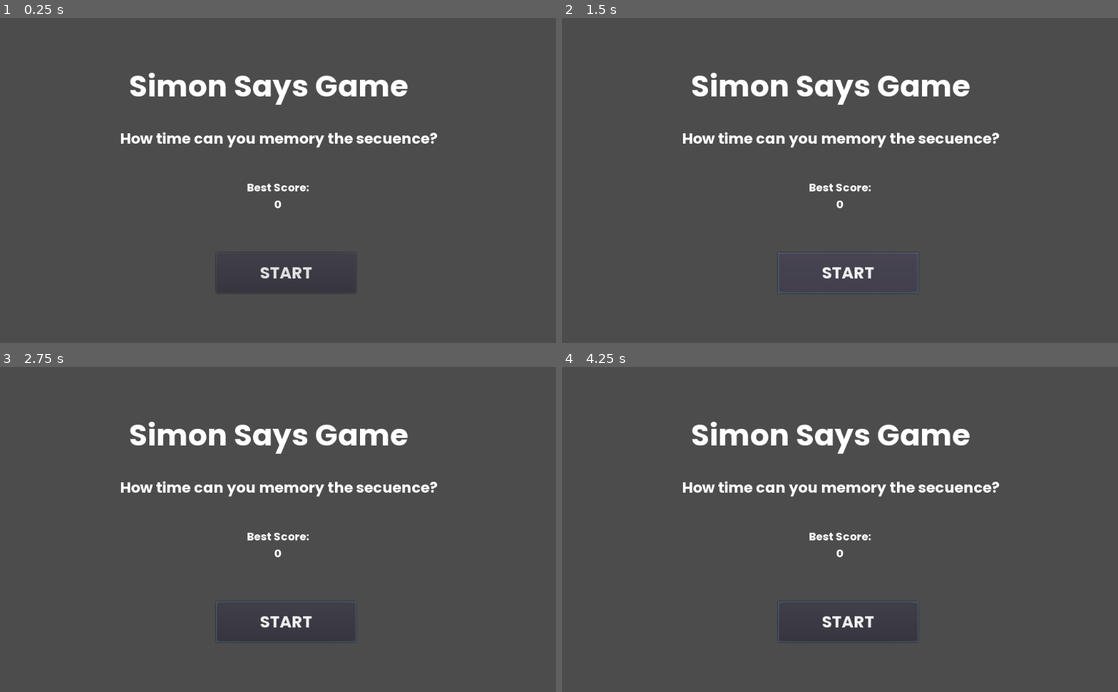
Above: before the commit, frames 1-4 (two rows, left to right).
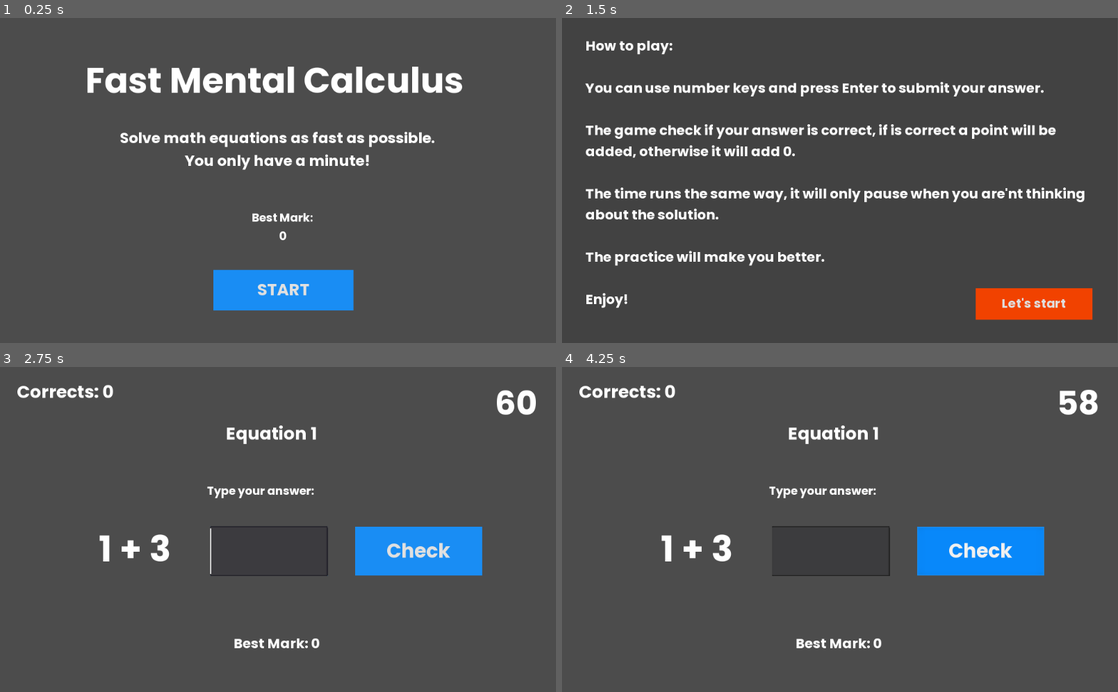
Above: after the commit, the same moments.

Repository: ncdev2015/Godot-Fast-Mental-Calculation
Game: Godot game, scene res://Menu/Menu.tscn
Two runs of this game, one before a commit and one after it. Both use one fixed random seed, a clock stepped at 60 frames per second and the inputs below. The project has no main scene, so this scene is started directly.
Inputs (mouse positions are in pixels of both pictures, inside the frame that each line leads up to):
- Up to frame 1 (0.25 s): no input
- Up to frame 2 (1.5 s): click "START" at 0.5 s; click (851, 271) at 1.25 s, where only the run before the commit has a clickable "START"
- Up to frame 3 (2.75 s): click (472, 653) at 2 s, where only the run after the commit has a clickable "Let's start"
- Up to frame 4 (4.25 s): click (979, 552) at 2.75 s, where only the run after the commit has a clickable "Check"; click (979, 552) at 3.5 s, where only the run after the commit has a clickable "Check"

The runs differ from the first frame. In frame 1, 8.7% of the frame differs, in the area x 15-84%, y 14-90%; in frame 2, 11%, in the area x 4-96%, y 7-93%; in frame 3, 8.5%; in frame 4, 8.5%.

Commit message:
Update main logic

Diff:
--- /dev/null
+++ b/Game/AnswerStatus.gd
@@ -0,0 +1,12 @@
+extends Node2D
+
+func _ready():
+	$Timer.stop()
+
+func _on_Timer_timeout():
+	visible = false
+	$Timer.stop()
+	get_parent().emit_signal("continueTime")
+
+func startTimer():
+	$Timer.start()
--- /dev/null
+++ b/Game/Game.gd
@@ -0,0 +1,231 @@
+extends Node2D
+
+var numberEquation = 1
+var currentLevel = 0
+var correctAnswers = 0
+var numbersFromTo = []
+
+var isGamerOver = false
+
+var currentOperation = 0
+var currentResult = 0
+
+signal continueTime
+
+func _ready():
+	randomize()
+
+	updateOperation()
+
+	$Timer.wait_time += 1
+	$Timer.start()
+	$NumberEquation.text = "Equation " + str(numberEquation)
+
+	numbersFromTo = getNumberRange(currentLevel)
+
+func _process(delta):
+
+	$TimerLabel.text = str( int( $Timer.time_left) )
+
+	if Input.is_action_just_pressed("ui_accept") and not $AnswerStatus.visible:
+
+		var strAnswer = $Answer.text
+		var newString = ""
+
+		for c in strAnswer:
+			if c != '\n' or c != ' ':
+				newString += c
+
+		$Answer.text = newString
+
+		if len(newString) != 0:
+			_on_Check_pressed()
+
+func _on_Check_pressed():
+	$Answer.readonly = true
+
+	var strAnswer = $Answer.text;
+	var newValue = ""
+
+	for c in strAnswer:
+		if c != " " and c != '\n':
+			newValue += c
+
+	if len(newValue) == 0:
+		return
+
+	numberEquation += 1
+
+	currentResult = stepify(currentResult, 0.01)
+
+	# Check answer
+	var correctAnswerToType = float(str(currentResult))
+	if correctAnswerToType == float($Answer.text):
+		correctAnswers +=1
+		$CorrectAnswers.text = "Corrects: " + str(correctAnswers)
+		showStatusAnswer(true, correctAnswerToType)
+
+		if correctAnswers % 8 == 0:
+			currentLevel += 1
+
+			numbersFromTo = getNumberRange(currentLevel)
+
+		if correctAnswers > Globals.bestMark:
+			Globals.bestMark = correctAnswers
+			$BestMark.text = "Best Mark: " + str(Globals.bestMark)
+
+	else:
+		showStatusAnswer(false, correctAnswerToType)
+
+func updateOperation():
+	var to = 4
+
+	if currentLevel == 1:
+		to = 6
+	elif currentLevel == 3:
+		to = 8
+	elif currentLevel == 4:
+		to = 12
+
+	numbersFromTo = getNumberRange(currentLevel)
+	currentOperation = getRandomOperation(numbersFromTo[0],numbersFromTo[1])
+	$Equation.text = currentOperation[0]
+	currentResult = currentOperation[1]
+
+	$Answer.grab_focus()
+
+func getRandomOperation(from, to):
+	var num1 = int(randi() % to + from)
+	var num2 = int(randi() % to + from)
+
+	var operator = int(randi() % 4 + 1) # 1: "+", 2: "-", 3: "*", 4: "/"
+
+	var result = 0
+	var operatorSymbol = ""
+
+	if operator == 1:
+		result = num1 + num2
+		operatorSymbol = "+"
+	elif operator == 2:
+		result = num1 - num2
+		operatorSymbol = "-"
+	elif operator == 3:
+		result = num1 * num2
+		operatorSymbol = "*"
+	elif operator == 4:
+		while num2 == 0:
+			num2 = int(randi() % to + from)
+
+		result = num1 / float(num2)
+		operatorSymbol = "/"
+
+	print(operatorSymbol)
+	print(result)
+
+	return [ str(num1) + " "+ operatorSymbol + " " + str(num2), result]
+
+
+
+func _on_Timer_timeout():
+	print("Time Over")
+	$TimerOver.visible = true
+	$Timer.stop()
+
+	$TimerOver/LabelYourMark.text = "Your mark: " + str(correctAnswers)
+	$TimerOver/LabelBestMark.text = "Best mark: " + str(Globals.bestMark)
+
+	get_tree().paused = true
+
+func showStatusAnswer(isCorrect, correctAnswer):
+	$AnswerStatus.startTimer()
+
+	if isCorrect:
+		$AnswerStatus/LabelCorrectAnswer.visible = false
+		$AnswerStatus/Label.text = "Excellent!"
+		$AnswerStatus.visible = true
+		$Timer.paused = true
+		$AnswerStatus/Timer.start();
+	else:
+		$AnswerStatus/LabelCorrectAnswer.visible = true
+		$AnswerStatus/LabelCorrectAnswer.text = "Answer:\n" + str(correctAnswer)
+		$AnswerStatus/Label.text = "Incorrect!"
+		$AnswerStatus.visible = true
+		$Timer.paused = true
+		$AnswerStatus/Timer.start();
+
+
+func _on_Game_continueTime():
+	$Timer.paused = false
+	updateOperation()
+	$Answer.text = ""
+
+	$Answer.readonly = false
+	$NumberEquation.text = "Equation " + str(numberEquation)
+
+
+func _on_ButtonGoToMenu_pressed():
+	get_tree().change_scene("res://Menu/Menu.tscn")
+
+
+func _on_ButtonTryAgain_pressed():
+	get_tree().paused = false
+	get_tree().change_scene("res://Game/Game.tscn")
+
+func getNumberRange(level):
+	var r = [0, 4]
+
+	if level == 2:
+		r = [2, 6]
+	elif level == 3:
+		r = [2, 8]
+	elif level == 4:
+		r = [3, 10]
+	elif level == 5:
+		r = [3, 12]
+	elif level == 6:
+		r = [4, 14]
+	elif level == 7:
+		r = [4, 16]
+	elif level == 8:
+		r = [5, 18]
+	elif level == 9:
+		r = [5, 20]
+	elif level == 10:
+		r = [6, 25]
+	elif level > 10:
+		r = [randi() % 5 + 1, level * 2 + 5]
+
+	return r
+
+
+
+func _on_Answer_text_changed():
+	var newStr = ""
+	for c in $Answer.text:
+		if c == '1':
+			newStr += c
+		if c == '2':
+			newStr += c
+		if c == '3':
+			newStr += c
+		if c == '4':
+			newStr += c
+		if c == '5':
+			newStr += c
+		if c == '6':
+			newStr += c
+		if c == '7':
+			newStr += c
+		if c == '8':
+			newStr += c
+		if c == '9':
+			newStr += c
+		if c == '0':
+			newStr += c
+		if c == '-':
+			newStr += c
+		if c == '.':
+			newStr += c
+
+	$Answer.text = newStr
+	$Answer.cursor_set_column(len($Answer.text))
--- /dev/null
+++ b/Game/Game.tscn
@@ -0,0 +1,308 @@
+[gd_scene load_steps=23 format=2]
+
+[ext_resource path="res://Fonts/Poppins-Bold.ttf" type="DynamicFontData" id=1]
+[ext_resource path="res://Game/Game.gd" type="Script" id=2]
+[ext_resource path="res://Game/AnswerStatus.gd" type="Script" id=3]
+
+[sub_resource type="DynamicFont" id=1]
+size = 65
+font_data = ExtResource( 1 )
+
+[sub_resource type="DynamicFont" id=2]
+size = 60
+font_data = ExtResource( 1 )
+
+[sub_resource type="StyleBoxFlat" id=3]
+bg_color = Color( 0.0313726, 0.533333, 0.980392, 1 )
+
+[sub_resource type="StyleBoxFlat" id=4]
+bg_color = Color( 0.0313726, 0.533333, 0.980392, 1 )
+
+[sub_resource type="StyleBoxFlat" id=5]
+bg_color = Color( 0.0980392, 0.552941, 0.956863, 1 )
+
+[sub_resource type="DynamicFont" id=6]
+size = 36
+font_data = ExtResource( 1 )
+
+[sub_resource type="DynamicFont" id=7]
+size = 32
+font_data = ExtResource( 1 )
+
+[sub_resource type="DynamicFont" id=8]
+size = 60
+font_data = ExtResource( 1 )
+
+[sub_resource type="DynamicFont" id=9]
+size = 32
+font_data = ExtResource( 1 )
+
+[sub_resource type="DynamicFont" id=10]
+size = 25
+font_data = ExtResource( 1 )
+
+[sub_resource type="DynamicFont" id=11]
+size = 21
+font_data = ExtResource( 1 )
+
+[sub_resource type="DynamicFont" id=12]
+size = 95
+font_data = ExtResource( 1 )
+
+[sub_resource type="DynamicFont" id=13]
+size = 32
+font_data = ExtResource( 1 )
+
+[sub_resource type="StyleBoxFlat" id=14]
+bg_color = Color( 0, 0.427451, 0.835294, 1 )
+
+[sub_resource type="StyleBoxFlat" id=15]
+bg_color = Color( 0, 0.427451, 0.835294, 1 )
+
+[sub_resource type="StyleBoxFlat" id=16]
+bg_color = Color( 0, 0.372549, 0.729412, 1 )
+
+[sub_resource type="DynamicFont" id=17]
+size = 25
+font_data = ExtResource( 1 )
+
+[sub_resource type="StyleBoxFlat" id=18]
+bg_color = Color( 0, 0.427451, 0.835294, 1 )
+
+[sub_resource type="StyleBoxFlat" id=19]
+bg_color = Color( 0, 0.427451, 0.835294, 1 )
+
+[node name="Game" type="Node2D"]
+script = ExtResource( 2 )
+
+[node name="Equation" type="Label" parent="."]
+margin_left = 182.366
+margin_top = 289.719
+margin_right = 371.366
+margin_bottom = 381.719
+custom_fonts/font = SubResource( 1 )
+text = "1 + 1 = "
+__meta__ = {
+"_edit_use_anchors_": false
+}
+
+[node name="Answer" type="TextEdit" parent="."]
+margin_left = 386.561
+margin_top = 293.647
+margin_right = 603.561
+margin_bottom = 385.647
+size_flags_horizontal = 3
+size_flags_vertical = 3
+custom_fonts/font = SubResource( 2 )
+highlight_current_line = true
+context_menu_enabled = false
+minimap_draw = true
+minimap_width = 2
+__meta__ = {
+"_edit_use_anchors_": false
+}
+
+[node name="Check" type="Button" parent="."]
+margin_left = 654.112
+margin_top = 294.828
+margin_right = 888.112
+margin_bottom = 384.828
+custom_styles/hover = SubResource( 3 )
+custom_styles/pressed = SubResource( 4 )
+custom_styles/normal = SubResource( 5 )
+custom_fonts/font = SubResource( 6 )
+text = "Check"
+__meta__ = {
+"_edit_use_anchors_": false
+}
+
+[node name="NumberEquation" type="Label" parent="."]
+margin_left = 370.912
+margin_top = 95.1447
+margin_right = 628.912
+margin_bottom = 151.145
+custom_fonts/font = SubResource( 7 )
+text = "Equation 1"
+align = 1
+valign = 1
+__meta__ = {
+"_edit_use_anchors_": false
+}
+
+[node name="TimerLabel" type="Label" parent="."]
+margin_left = 901.275
+margin_top = 24.9956
+margin_right = 1001.27
+margin_bottom = 108.996
+custom_fonts/font = SubResource( 8 )
+text = "30"
+align = 1
+valign = 1
+__meta__ = {
+"_edit_use_anchors_": false
+}
+
+[node name="CorrectAnswers" type="Label" parent="."]
+margin_left = 31.3596
+margin_top = 22.807
+margin_right = 268.36
+margin_bottom = 58.807
+custom_fonts/font = SubResource( 9 )
+text = "Corrects: 0"
+__meta__ = {
+"_edit_use_anchors_": false
+}
+
+[node name="Timer" type="Timer" parent="."]
+wait_time = 60.0
+
+[node name="BestMark" type="Label" parent="."]
+margin_left = 415.776
+margin_top = 489.156
+margin_right = 603.776
+margin_bottom = 532.156
+custom_fonts/font = SubResource( 10 )
+text = "Best Mark: 0"
+align = 1
+valign = 1
+__meta__ = {
+"_edit_use_anchors_": false
+}
+
+[node name="LabelTypeYourAnswer" type="Label" parent="."]
+margin_left = 380.57
+margin_top = 212.938
+margin_right = 578.57
+margin_bottom = 243.938
+custom_fonts/font = SubResource( 11 )
+text = "Type your answer:"
+__meta__ = {
+"_edit_use_anchors_": false
+}
+
+[node name="AnswerStatus" type="Node2D" parent="."]
+visible = false
+script = ExtResource( 3 )
+
+[node name="ColorRect" type="ColorRect" parent="AnswerStatus"]
+modulate = Color( 1, 1, 1, 0.862745 )
+margin_right = 1023.0
+margin_bottom = 599.0
+color = Color( 0.203922, 0.203922, 0.203922, 1 )
+__meta__ = {
+"_edit_use_anchors_": false
+}
+
+[node name="Label" type="Label" parent="AnswerStatus"]
+margin_left = 287.923
+margin_top = 244.869
+margin_right = 759.923
+margin_bottom = 384.869
+custom_fonts/font = SubResource( 12 )
+text = "Excellent!"
+__meta__ = {
+"_edit_use_anchors_": false
+}
+
+[node name="Timer" type="Timer" parent="AnswerStatus"]
+
+[node name="LabelCorrectAnswer" type="Label" parent="AnswerStatus"]
+margin_left = 409.506
+margin_top = 361.465
+margin_right = 611.506
+margin_bottom = 456.465
+custom_fonts/font = SubResource( 13 )
+text = "Answer:
+0"
+align = 1
+valign = 1
+__meta__ = {
+"_edit_use_anchors_": false
+}
+
+[node name="TimerOver" type="Node2D" parent="."]
+visible = false
+
+[node name="ColorRectTimeOver" type="ColorRect" parent="TimerOver"]
+modulate = Color( 1, 1, 1, 0.862745 )
+margin_right = 1023.0
+margin_bottom = 599.0
+color = Color( 0.203922, 0.203922, 0.203922, 1 )
+__meta__ = {
+"_edit_use_anchors_": false
+}
+
+[node name="LabelTimeOver" type="Label" parent="TimerOver"]
+margin_left = 265.392
+margin_top = 127.245
+margin_right = 760.392
+margin_bottom = 267.245
+custom_fonts/font = SubResource( 12 )
+text = "Time Over"
+__meta__ = {
+"_edit_use_anchors_": false
+}
+
+[node name="LabelYourMark" type="Label" parent="TimerOver"]
+margin_left = 388.975
+margin_top = 249.255
+margin_right = 600.975
+margin_bottom = 344.255
+custom_fonts/font = SubResource( 13 )
+text = "Your mark: 0"
+align = 1
+valign = 1
+__meta__ = {
+"_edit_use_anchors_": false
+}
+
+[node name="LabelBestMark" type="Label" parent="TimerOver"]
+margin_left = 392.622
+margin_top = 295.562
+margin_right = 604.622
+margin_bottom = 390.562
+custom_fonts/font = SubResource( 13 )
+text = "Best mark: 0"
+align = 1
+valign = 1
+__meta__ = {
+"_edit_use_anchors_": false
+}
+
+[node name="ButtonGoToMenu" type="Button" parent="TimerOver"]
+pause_mode = 2
+margin_left = 298.239
+margin_top = 434.389
+margin_right = 484.239
+margin_bottom = 483.389
+custom_styles/hover = SubResource( 14 )
+custom_styles/pressed = SubResource( 15 )
+custom_styles/normal = SubResource( 16 )
+custom_fonts/font = SubResource( 17 )
+text = "Go to Menu"
+__meta__ = {
+"_edit_use_anchors_": false
+}
+
+[node name="ButtonTryAgain" type="Button" parent="TimerOver"]
+pause_mode = 2
+margin_left = 515.366
+margin_top = 433.438
+margin_right = 701.366
+margin_bottom = 482.438
+custom_styles/hover = SubResource( 18 )
+custom_styles/pressed = SubResource( 19 )
+custom_styles/normal = SubResource( 16 )
+custom_fonts/font = SubResource( 17 )
+text = "Try again"
+__meta__ = {
+"_edit_use_anchors_": false
+}
+
+[connection signal="continueTime" from="." to="." method="_on_Game_continueTime"]
+[connection signal="text_changed" from="Answer" to="." method="_on_Answer_text_changed"]
+[connection signal="pressed" from="Check" to="." method="_on_Check_pressed"]
+[connection signal="timeout" from="Timer" to="." method="_on_Timer_timeout"]
+[connection signal="timeout" from="AnswerStatus/Timer" to="AnswerStatus" method="_on_Timer_timeout"]
+[connection signal="pressed" from="TimerOver/ButtonGoToMenu" to="." method="_on_ButtonGoToMenu_pressed"]
+[connection signal="pressed" from="TimerOver/ButtonTryAgain" to="." method="_on_ButtonTryAgain_pressed"]
--- /dev/null
+++ b/Globals.gd
@@ -0,0 +1,3 @@
+extends Node2D
+
+var bestMark = 0
--- /dev/null
+++ b/Globals.tscn
@@ -0,0 +1,6 @@
+[gd_scene load_steps=2 format=2]
+
+[ext_resource path="res://Globals.gd" type="Script" id=1]
+
+[node name="Globals" type="Node2D"]
+script = ExtResource( 1 )
--- /dev/null
+++ b/Instructions/Instructions.gd
@@ -0,0 +1,8 @@
+extends Node2D
+
+func _process(delta):
+	if Input.is_action_just_pressed("ui_accept"):
+		_on_Button_pressed()
+
+func _on_Button_pressed():
+	get_tree().change_scene("res://Game/Game.tscn")
--- /dev/null
+++ b/Instructions/Instructions.tscn
@@ -0,0 +1,70 @@
+[gd_scene load_steps=8 format=2]
+
+[ext_resource path="res://Fonts/Poppins-Bold.ttf" type="DynamicFontData" id=1]
+[ext_resource path="res://Instructions/Instructions.gd" type="Script" id=2]
+
+[sub_resource type="DynamicFont" id=1]
+size = 25
+font_data = ExtResource( 1 )
+
+[sub_resource type="StyleBoxFlat" id=2]
+bg_color = Color( 1, 0.254902, 0.254902, 1 )
+
+[sub_resource type="StyleBoxFlat" id=3]
+bg_color = Color( 1, 0.254902, 0.254902, 1 )
+
+[sub_resource type="StyleBoxFlat" id=4]
+bg_color = Color( 0.945098, 0.258824, 0, 1 )
+
+[sub_resource type="DynamicFont" id=5]
+size = 23
+font_data = ExtResource( 1 )
+
+[node name="Instructions" type="Node2D"]
+script = ExtResource( 2 )
+
+[node name="ColorRect" type="ColorRect" parent="."]
+margin_right = 1023.0
+margin_bottom = 601.0
+color = Color( 0.129412, 0.12549, 0.12549, 0.239216 )
+__meta__ = {
+"_edit_use_anchors_": false
+}
+
+[node name="Label" type="Label" parent="."]
+margin_left = 43.0
+margin_top = 33.0
+margin_right = 989.0
+margin_bottom = 574.0
+custom_fonts/font = SubResource( 1 )
+text = "How to play:
+
+You can use number keys and press Enter to submit your answer.
+
+The game check if your answer is correct, if is correct a point will be added, otherwise it will add 0.
+
+The time runs the same way, it will only pause when you are'nt thinking about the solution.
+
+The practice will make you better.
+
+Enjoy!"
+autowrap = true
+__meta__ = {
+"_edit_use_anchors_": false
+}
+
+[node name="Button" type="Button" parent="."]
+margin_left = 761.51
+margin_top = 498.98
+margin_right = 976.51
+margin_bottom = 556.98
+custom_styles/hover = SubResource( 2 )
+custom_styles/pressed = SubResource( 3 )
+custom_styles/normal = SubResource( 4 )
+custom_fonts/font = SubResource( 5 )
+text = "Let's start"
+__meta__ = {
+"_edit_use_anchors_": false
+}
+
+[connection signal="pressed" from="Button" to="." method="_on_Button_pressed"]
--- /dev/null
+++ b/Menu/Menu.gd
@@ -0,0 +1,12 @@
+extends Node2D
+
+func _ready():
+	$BestMark.text = "Best Mark:\n" + str(Globals.bestMark)
+
+func _process(delta):
+	if Input.is_action_just_pressed("ui_accept"):
+		_on_StartButton_pressed()
+
+func _on_StartButton_pressed():
+	get_tree().paused = false
+	get_tree().change_scene("res://Instructions/Instructions.tscn")
--- a/Menu/Menu.tscn
+++ b/Menu/Menu.tscn
@@ -1,68 +1,90 @@
-[gd_scene load_steps=6 format=2]
+[gd_scene load_steps=10 format=2]
 
 [ext_resource path="res://Fonts/Poppins-Bold.ttf" type="DynamicFontData" id=1]
+[ext_resource path="res://Menu/Menu.gd" type="Script" id=2]
 
 [sub_resource type="DynamicFont" id=1]
-size = 55
+size = 65
 font_data = ExtResource( 1 )
 
 [sub_resource type="DynamicFont" id=2]
 size = 27
 font_data = ExtResource( 1 )
 
-[sub_resource type="DynamicFont" id=3]
+[sub_resource type="StyleBoxFlat" id=3]
+bg_color = Color( 0.0313726, 0.533333, 0.980392, 1 )
+
+[sub_resource type="StyleBoxFlat" id=4]
+bg_color = Color( 0.0313726, 0.533333, 0.980392, 1 )
+
+[sub_resource type="StyleBoxFlat" id=5]
+bg_color = Color( 0.0980392, 0.552941, 0.956863, 1 )
+
+[sub_resource type="DynamicFont" id=6]
 size = 30
 font_data = ExtResource( 1 )
 
-[sub_resource type="DynamicFont" id=4]
-size = 20
+[sub_resource type="DynamicFont" id=7]
+size = 21
 font_data = ExtResource( 1 )
 
 [node name="Menu" type="Node2D"]
+script = ExtResource( 2 )
 
 [node name="Title" type="Label" parent="."]
-margin_left = 238.142
-margin_top = 87.4532
-margin_right = 752.142
-margin_bottom = 165.453
+margin_left = 157.416
+margin_top = 68.6171
+margin_right = 854.416
+margin_bottom = 160.617
 custom_fonts/font = SubResource( 1 )
-text = "Simon Says Game"
+text = "Fast Mental Calculus"
+align = 1
+valign = 1
 __meta__ = {
 "_edit_use_anchors_": false
 }
 
 [node name="Subtitle" type="Label" parent="."]
-margin_left = 220.651
-margin_top = 203.16
-margin_right = 805.651
-margin_bottom = 242.16
+margin_left = 220.801
+margin_top = 201.8
+margin_right = 800.801
+margin_bottom = 282.8
 custom_fonts/font = SubResource( 2 )
-text = "How time can you memory the secuence?"
+text = "Solve math equations as fast as possible.
+You only have a minute!"
+align = 1
+valign = 1
 __meta__ = {
 "_edit_use_anchors_": false
 }
 
 [node name="StartButton" type="Button" parent="."]
-margin_left = 398.473
-margin_top = 433.163
-margin_right = 656.473
-margin_bottom = 508.163
-custom_fonts/font = SubResource( 3 )
+pause_mode = 2
+margin_left = 393.091
+margin_top = 465.454
+margin_right = 651.091
+margin_bottom = 540.454
+custom_styles/hover = SubResource( 3 )
+custom_styles/pressed = SubResource( 4 )
+custom_styles/normal = SubResource( 5 )
+custom_fonts/font = SubResource( 6 )
 text = "START"
 __meta__ = {
 "_edit_use_anchors_": false
 }
 
-[node name="BestScore" type="Label" parent="."]
-margin_left = 454.756
-margin_top = 298.686
-margin_right = 568.756
-margin_bottom = 357.686
-custom_fonts/font = SubResource( 4 )
-text = "Best Score:
+[node name="BestMark" type="Label" parent="."]
+margin_left = 450.72
+margin_top = 348.467
+margin_right = 591.72
+margin_bottom = 423.467
+custom_fonts/font = SubResource( 7 )
+text = "Best Mark:
 0"
 align = 1
 valign = 1
 __meta__ = {
 "_edit_use_anchors_": false
 }
+
+[connection signal="pressed" from="StartButton" to="." method="_on_StartButton_pressed"]
--- a/project.godot
+++ b/project.godot
@@ -10,9 +10,17 @@
 
 [application]
 
-config/name="SimonSays"
+config/name="Fast Mental Calculus"
 run/main_scene="res://Main/Main.tscn"
 config/icon="res://icon.png"
+
+[autoload]
+
+Globals="*res://Globals.gd"
+
+[display]
+
+window/size/resizable=false
 
 [physics]
 
Binary file changed: icon.png
